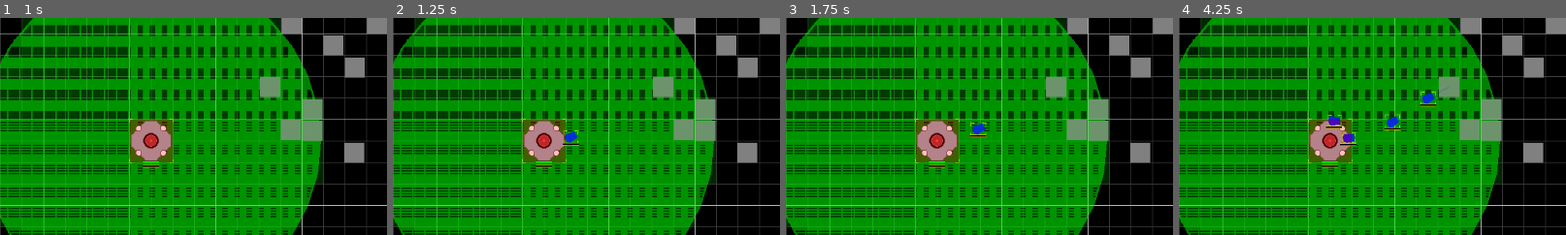
Above: before the commit, frames 1-4 (left to right).
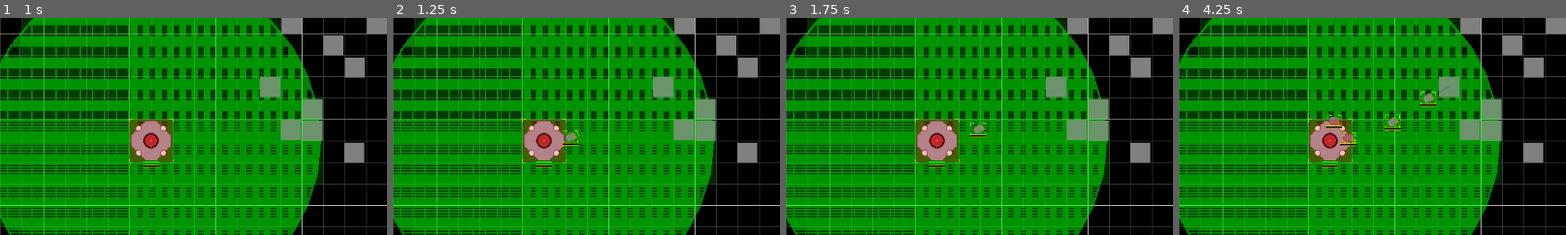
Above: after the commit, the same moments.

Repository: AtkinTC/space-industry-v4
Game: Godot game, scene res://game/test_scene.tscn
The game is run twice, just before and just after one commit, with the same random seed, the same clock (stepped at 60 frames per second) and the same inputs.
Inputs:
- Up to frame 1 (1 s): click "test 1x1" at 0.5 s
- Up to frame 2 (1.25 s): no input
- Up to frame 3 (1.75 s): click "test 2x2" at 1.25 s
- Up to frame 4 (4.25 s): click "test 3x3" at 2 s; click "test 1x1" at 2.75 s; click "test 2x2" at 3.5 s
The pictures show only the part of the screen within x 33-83%, y 27-77%; the shares and areas given below are measured in that part.

Frame 1 is identical in both runs. In frame 2, 0.1% of the frame differs, in the area x 44-49%, y 52-58%; in frame 3, 0.1%; in frame 4, 0.5%, in the area x 38-67%, y 34-58%.

Commit message:
add sprites for the various units

Diff:
--- a/game/entity/unit/scene/builder_ship_basic.tscn
+++ b/game/entity/unit/scene/builder_ship_basic.tscn
@@ -1,6 +1,7 @@
-[gd_scene load_steps=4 format=3 uid="uid://gijpshyjqirm"]
+[gd_scene load_steps=5 format=3 uid="uid://gijpshyjqirm"]
 
 [ext_resource type="Script" path="res://game/entity/unit/unit.gd" id="1_oywpv"]
+[ext_resource type="Texture2D" uid="uid://1d54pkplppyu" path="res://assets/sprites/units/player_ships/builder_drone_001.png" id="2_fio3j"]
 [ext_resource type="Script" path="res://game/entity/entity_debug_display.gd" id="2_ghtgo"]
 
 [sub_resource type="CapsuleShape2D" id="CapsuleShape2D_lpno5"]
@@ -11,15 +12,12 @@
 collision_mask = 0
 script = ExtResource("1_oywpv")
 
+[node name="Sprite2D" type="Sprite2D" parent="."]
+texture = ExtResource("2_fio3j")
+
 [node name="CollisionShape2D" type="CollisionShape2D" parent="."]
-position = Vector2(1, 7.62939e-06)
 rotation = 1.57079
 shape = SubResource("CapsuleShape2D_lpno5")
-
-[node name="Polygon2D" type="Polygon2D" parent="."]
-position = Vector2(-3, 0)
-color = Color(0.0352941, 0.0352941, 1, 1)
-polygon = PackedVector2Array(13, -5, 7, 0, 13, 5, 0, 7, -5, 3, -5, -3, 0, -7)
 
 [node name="Tools" type="Node2D" parent="."]
 unique_name_in_owner = true
--- a/game/entity/unit/scene/miner_ship_basic.tscn
+++ b/game/entity/unit/scene/miner_ship_basic.tscn
@@ -1,6 +1,7 @@
-[gd_scene load_steps=5 format=3 uid="uid://ctrt2fte2x4r5"]
+[gd_scene load_steps=6 format=3 uid="uid://ctrt2fte2x4r5"]
 
 [ext_resource type="Script" path="res://game/entity/unit/unit.gd" id="1_0ctb3"]
+[ext_resource type="Texture2D" uid="uid://bhm51mno7y6hc" path="res://assets/sprites/units/player_ships/miner_drone_001.png" id="2_13hys"]
 [ext_resource type="Script" path="res://game/entity/tool/miner_tool.gd" id="2_qop2t"]
 [ext_resource type="Script" path="res://game/entity/entity_debug_display.gd" id="3_w4210"]
 
@@ -12,14 +13,13 @@
 collision_mask = 0
 script = ExtResource("1_0ctb3")
 
+[node name="Sprite2D" type="Sprite2D" parent="."]
+texture = ExtResource("2_13hys")
+
 [node name="CollisionShape2D" type="CollisionShape2D" parent="."]
 position = Vector2(1, 0)
 rotation = 1.57079
 shape = SubResource("CapsuleShape2D_2sl6y")
-
-[node name="Polygon2D" type="Polygon2D" parent="."]
-color = Color(0.0352941, 0.0352941, 1, 1)
-polygon = PackedVector2Array(8, 0, -2, 4, -6, 0, -2, -4)
 
 [node name="Tools" type="Node2D" parent="."]
 unique_name_in_owner = true
--- a/game/entity/unit/scene/worker_ship_basic.tscn
+++ b/game/entity/unit/scene/worker_ship_basic.tscn
@@ -1,6 +1,7 @@
-[gd_scene load_steps=5 format=3 uid="uid://ctuerwuqwtgbv"]
+[gd_scene load_steps=6 format=3 uid="uid://ctuerwuqwtgbv"]
 
 [ext_resource type="Script" path="res://game/entity/unit/unit.gd" id="1_ojsdw"]
+[ext_resource type="Texture2D" uid="uid://bwxhpjlf2mvpl" path="res://assets/sprites/units/player_ships/worker_drone_001.png" id="4_1k3ji"]
 [ext_resource type="Script" path="res://game/entity/tool/miner_tool.gd" id="4_6g7pq"]
 [ext_resource type="Script" path="res://game/entity/entity_debug_display.gd" id="4_p4lyg"]
 
@@ -11,15 +12,13 @@
 collision_mask = 0
 script = ExtResource("1_ojsdw")
 
+[node name="Sprite2D" type="Sprite2D" parent="."]
+texture = ExtResource("4_1k3ji")
+
 [node name="CollisionShape2D" type="CollisionShape2D" parent="."]
 position = Vector2(0.499997, 5.32866e-05)
 rotation = 1.57079
 shape = SubResource("RectangleShape2D_xncqu")
-
-[node name="Polygon2D" type="Polygon2D" parent="."]
-position = Vector2(-3, 0)
-color = Color(0.0352941, 0.0352941, 1, 1)
-polygon = PackedVector2Array(12, -5, 12, 5, -2, 7, -5, 3, -5, -3, -2, -7)
 
 [node name="Tools" type="Node2D" parent="."]
 unique_name_in_owner = true
Binary file added: assets/sprites/units/player_ships/builder_drone_001.png
Binary file added: assets/sprites/units/player_ships/miner_drone_001.png
Binary file added: assets/sprites/units/player_ships/worker_drone_001.png
